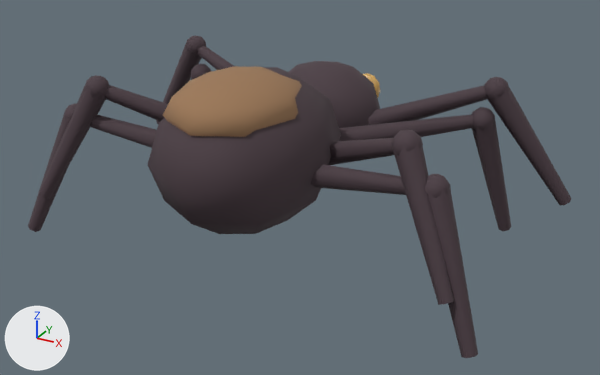
A saved change to the glTF model public/models/spider.glb.
Both versions are drawn from a 50 mm camera at (1.44, -2.51, 1.42) aimed at (0.09, -0.07, 0.2). Every picture has the same lights, and +X, +Y and +Z are marked at lower left. The first picture is the older version. Both versions are drawn at frame 10 of the action 'run'; the numbers are the values there.
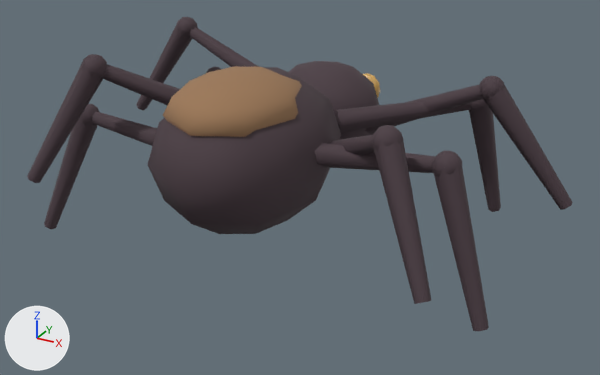
Not drawn themselves, but carrying or shaping drawn objects: ob_legl0, ob_legl1, ob_legl2, ob_legl3, ob_legr0, ob_legr1, ob_legr2, ob_legr3.

Location of each change, (x1, y1, x2, y2) in pixels of the pictures (600 x 375 px):
'Mesh_10', moved, turned: before (311, 165, 478, 358); after (315, 143, 489, 331)
'Mesh_9', turned: before (329, 130, 454, 305); after (328, 125, 431, 304)
'Mesh_5', moved, turned: before (38, 75, 168, 199); after (27, 54, 180, 183)
'Mesh_8', moved, turned: before (339, 107, 511, 231); after (336, 99, 501, 212)
'Mesh_7', turned: before (368, 77, 571, 206); after (365, 76, 573, 210)
'Mesh_6', turned: before (28, 103, 157, 232); after (44, 104, 157, 229)
'Mesh_3', moved, turned: before (156, 36, 234, 124); after (136, 17, 259, 110)
'Mesh_4', turned (mostly hidden afterwards): before (191, 64, 211, 80); after (206, 67, 221, 73)

What changed in the scene script:
```text
Change ob_legl0:
    ob_legl0.location: (-0.16, 0.28, 0.34) -> (-0.16, 0.28, 0.413)
    ob_legl0.rotation_euler: (-0.000631, 0.119, 0.339) -> (-0.00119, 0.163, 0.465)  # degrees (0, 6.8, 19) -> degrees (-0.1, 9.3, 27)
Change ob_legl1:
    ob_legl1.rotation_euler: (-0.000631, -0.119, -0.339) -> (-0.00119, -0.163, -0.465)  # degrees (0, -6.8, -19) -> degrees (-0.1, -9.3, -27)
Change ob_legl2:
    ob_legl2.location: (-0.16, -0.08, 0.34) -> (-0.16, -0.08, 0.413)
    ob_legl2.rotation_euler: (-0.000631, 0.119, 0.339) -> (-0.00119, 0.163, 0.465)  # degrees (0, 6.8, 19) -> degrees (-0.1, 9.3, 27)
Change ob_legl3:
    ob_legl3.rotation_euler: (-0.000631, -0.119, -0.339) -> (-0.00119, -0.163, -0.465)  # degrees (0, -6.8, -19) -> degrees (-0.1, -9.3, -27)
Change ob_legr0:
    ob_legr0.rotation_euler: (-0.000631, -0.119, -0.339) -> (-0.00119, -0.163, -0.465)  # degrees (0, -6.8, -19) -> degrees (-0.1, -9.3, -27)
Change ob_legr1:
    ob_legr1.location: (0.16, 0.1, 0.34) -> (0.16, 0.1, 0.413)
    ob_legr1.rotation_euler: (-0.000631, 0.119, 0.339) -> (-0.00119, 0.163, 0.465)  # degrees (0, 6.8, 19) -> degrees (-0.1, 9.3, 27)
Change ob_legr2:
    ob_legr2.rotation_euler: (-0.000631, -0.119, -0.339) -> (-0.00119, -0.163, -0.465)  # degrees (0, -6.8, -19) -> degrees (-0.1, -9.3, -27)
Change ob_legr3:
    ob_legr3.location: (0.16, -0.26, 0.34) -> (0.16, -0.26, 0.413)
    ob_legr3.rotation_euler: (-0.000631, 0.119, 0.339) -> (-0.00119, 0.163, 0.465)  # degrees (0, 6.8, 19) -> degrees (-0.1, 9.3, 27)
```
